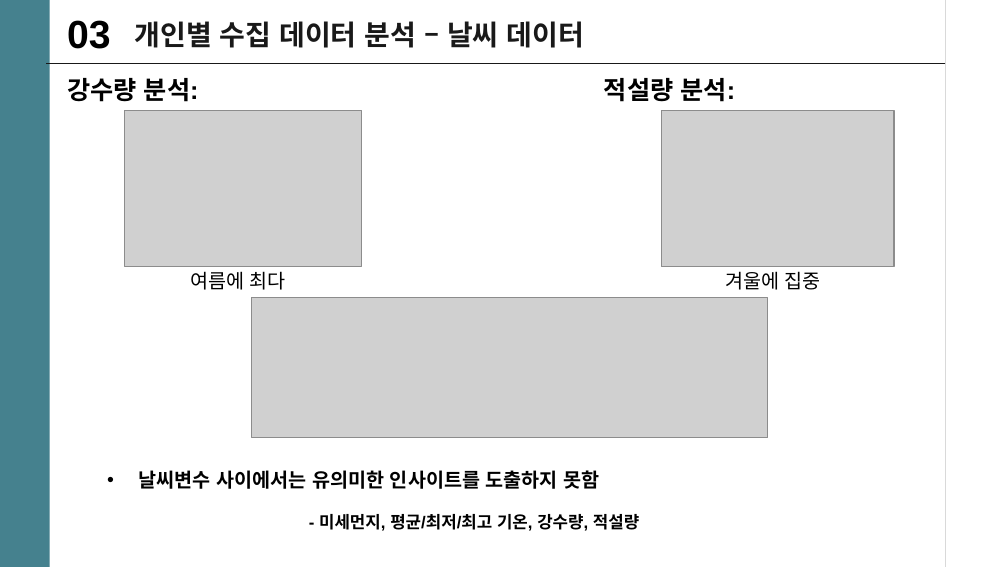
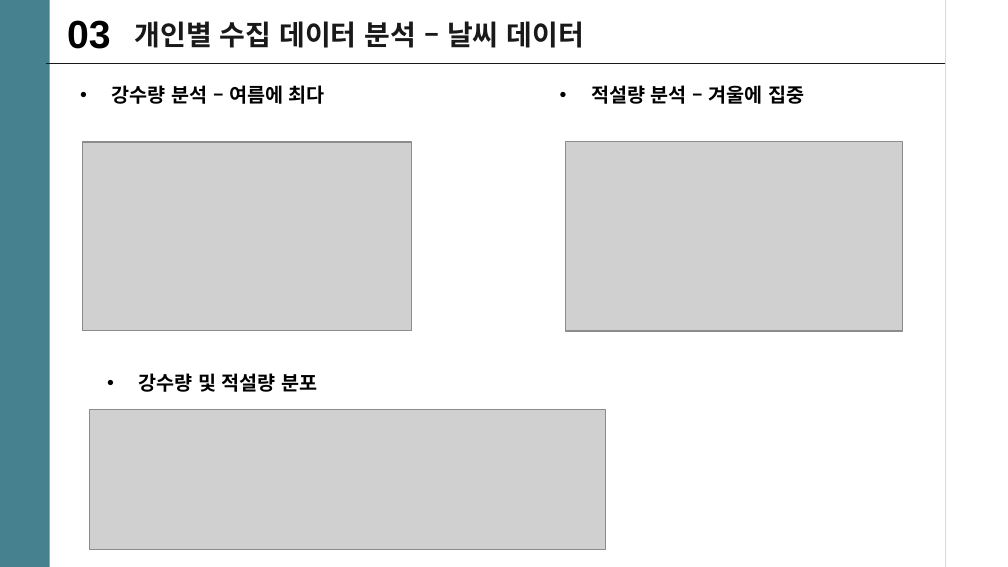
Before and after one commit to mini-project-y/1st_mini_project, a slide deck: slide 21 of Mook/PJT_유현수_수정본.pptx (slide 26 before the commit). Drawn at 1008x567 pixels with LibreOffice and Linux fonts; fonts in the diff are those of the drawing; grey boxes stand for pictures. Boxes give left, top, right and bottom in pixels: in the first picture for what was removed or moved away, otherwise in the second. Text is boxed around its words. In the diff, an @@ line names an element or a change of style, - is before the commit and + after.

```diff
--- a/Mook/PJT_유현수_수정본.pptx
+++ b/Mook/PJT_유현수_수정본.pptx
@@ text at (112, 85, 325, 104): text changed; size 18 to 14 pt @@
-강수량 분석:
+• 강수량 분석 – 여름에 최다
@@ text at (591, 85, 804, 104): text changed; size 18 to 14 pt @@
-적설량 분석:
+• 적설량 분석 – 겨울에 집중
@@ picture: place and size @@
-picture at (125, 110, 362, 266)
+picture at (83, 142, 411, 332)
@@ picture: place and size @@
-picture at (661, 110, 894, 266)
+picture at (565, 142, 902, 332)
@@ text removed at (190, 271, 286, 290) @@
-여름에 최다
@@ text removed at (725, 271, 821, 290) @@
-겨울에 집중
@@ text added at (139, 373, 317, 392), 14 pt, text #000000, bold @@
+• 강수량 및 적설량 분포
@@ picture: place and size @@
-picture at (252, 297, 768, 437)
+picture at (90, 409, 606, 549)
@@ text removed at (139, 470, 639, 531) @@
-• 날씨변수 사이에서는 유의미한 인사이트를 도출하지 못함
-- 미세먼지, 평균/최저/최고 기온, 강수량, 적설량
```
Also in this commit, not shown: 14 other slides changed, 6 slides added, 5 slides removed.
